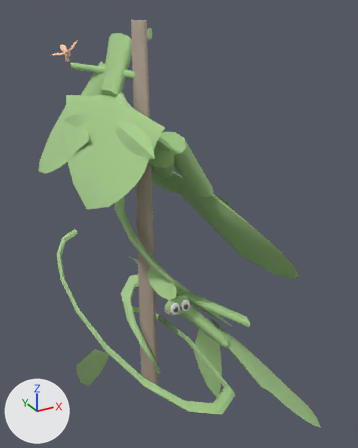
Two versions of the glTF model web-forest/public/model/species/causonis-trifolia.glb, one commit apart.
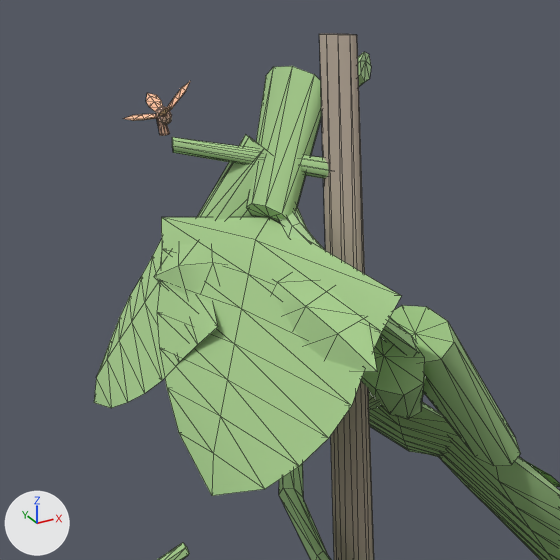
Each version is shown whole from a camera (50 mm lens) standing at (-0.456, -1.038, 0.925) and looking at (0.091, -0.044, 0.428), then close up on the part from 0% to 64% of the width and 1% to 53% of the height. The lights are fixed; the arrows at lower left show +X, +Y and +Z. The first two pictures are the older version. The close-ups show mesh edges as thin lines. Where no turn or scale is listed for an object, it has been applied to the vertices. Vertices at exactly the same position are counted once.

In view in the first close-up: 'climber', 'p4', 'p5', 'p6', 'p7' and 1 more.
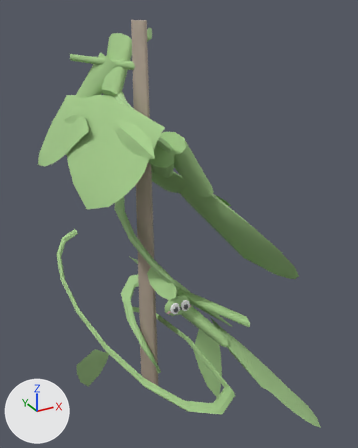
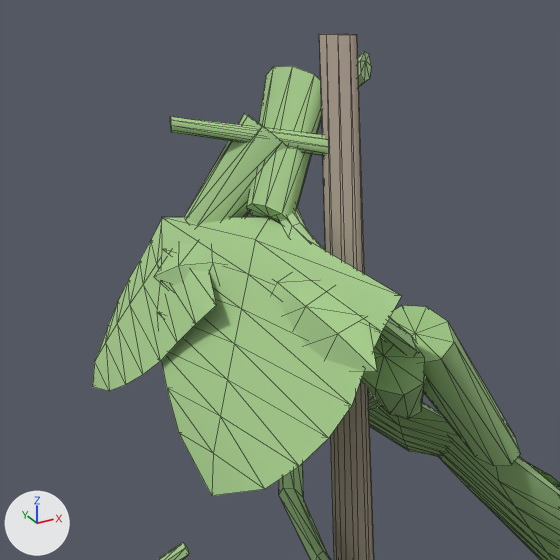
Pixel boxes (x1, y1, x2, y2) of what changed, in the close-ups (560 x 560 px):
'p6', reshaped, moved (15% shorter)
    before: (94, 81, 329, 408)
    after: (92, 113, 329, 391)
part 1 of me_mesh_6, deleted (beige)
    before: (123, 81, 190, 121)
part 2 of me_mesh_6, deleted
    before: (156, 106, 172, 125)
part 3 of me_mesh_6, deleted
    before: (156, 118, 170, 136)

Patch to the scene script:
```diff
--- a/web-forest/public/model/species/causonis-trifolia.glb.py
+++ b/web-forest/public/model/species/causonis-trifolia.glb.py
@@ me_mesh_6 @@
 # used by ob_p6; location = (-0.016, -0.074, 0.794)
-me_mesh_6.from_pydata(...)  # 180 vertices, 332 faces; spans x -0.15..0.004, y -0.015..0.457, z -0.287..0.059
+me_mesh_6.from_pydata(...)  # 69 vertices, 128 faces; spans x -0.15..0.004, y -0.015..0.457, z -0.287..0.019
+# me_mesh_6 part 1: the loose piece of 53 vertices spanning x -0.086..-0.04, y 0.226..0.391, z 0.017..0.059 is deleted
+# me_mesh_6 part 2: the loose piece of 38 vertices spanning x -0.065..-0.053, y 0.282..0.321, z 0.016..0.033 is deleted
+# me_mesh_6 part 3: the loose piece of 20 vertices spanning x -0.064..-0.055, y 0.291..0.316, z 0.005..0.025 is deleted
 me_mesh_6.materials.append(mat_flat)
@@ ob_p6 @@
 ob_p6 = bpy.data.objects.new('p6', me_mesh_6)
-ob_p6.location = (-0.016, -0.074, 0.794)
+ob_p6.location = (-0.016, -0.074, 0.812)
```
